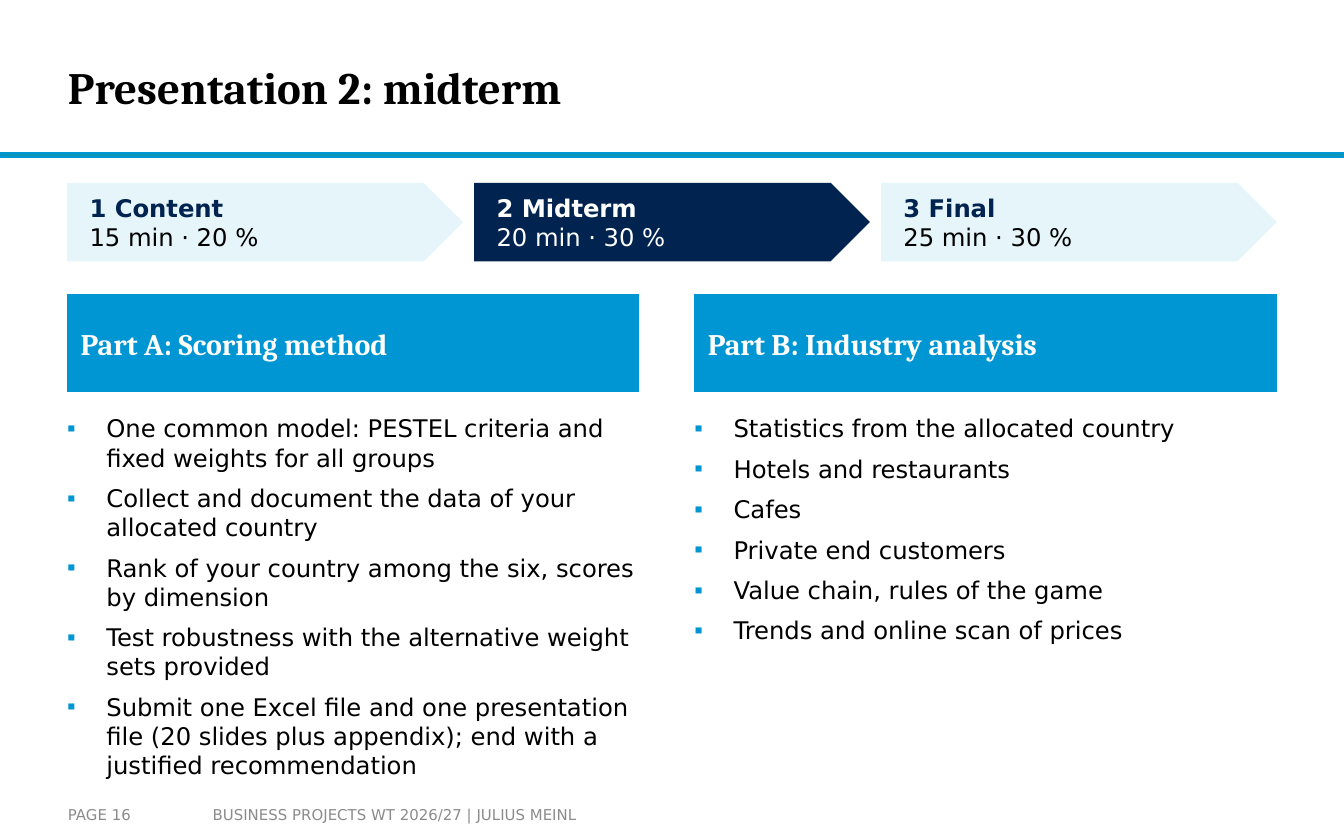
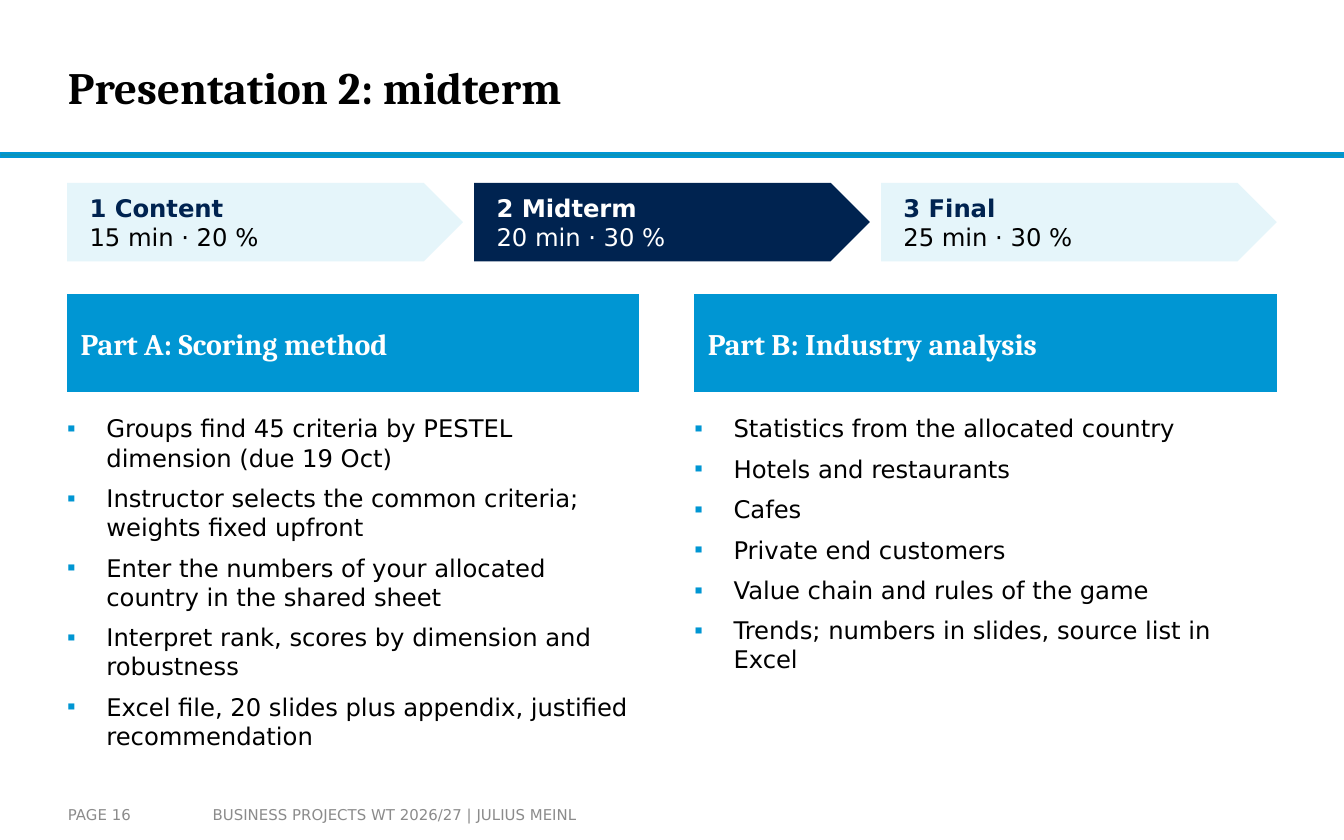
Before and after one commit to arnefloh-wu/ib-business-projects, a slide deck: slide 16 of WT26-27/Business Projects WT26-27 Slides.pptx. Drawn at 1344x840 pixels with LibreOffice and Linux fonts; fonts in the diff are those of the drawing; background and template pictures are left out. Boxes give left, top, right and bottom in pixels: in the first picture for what was removed or moved away, otherwise in the second. Text is boxed around its words. In the diff, an @@ line names an element or a change of style, - is before the commit and + after.

```diff
--- a/WT26-27/Business Projects WT26-27 Slides.pptx
+++ b/WT26-27/Business Projects WT26-27 Slides.pptx
@@ text at box(106, 418, 627, 746): text changed @@
-▪ One common model: PESTEL criteria and fixed weights for all groups
-▪ Collect and document the data of your allocated country
-▪ Rank of your country among the six, scores by dimension
-▪ Test robustness with the alternative weight sets provided
-▪ Submit one Excel file and one presentation file (20 slides plus appendix); end with a justified recommendation
+▪ Groups find 45 criteria by PESTEL dimension (due 19 Oct)
+▪ Instructor selects the common criteria; weights fixed upfront
+▪ Enter the numbers of your allocated country in the shared sheet
+▪ Interpret rank, scores by dimension and robustness
+▪ Excel file, 20 slides plus appendix, justified recommendation
@@ text at box(734, 580, 1210, 669): text changed @@
-▪ Value chain, rules of the game
-▪ Trends and online scan of prices
+▪ Value chain and rules of the game
+▪ Trends; numbers in slides, source list in Excel
```
Also in this commit, not shown: 1 other slide changed, 3 other files.
